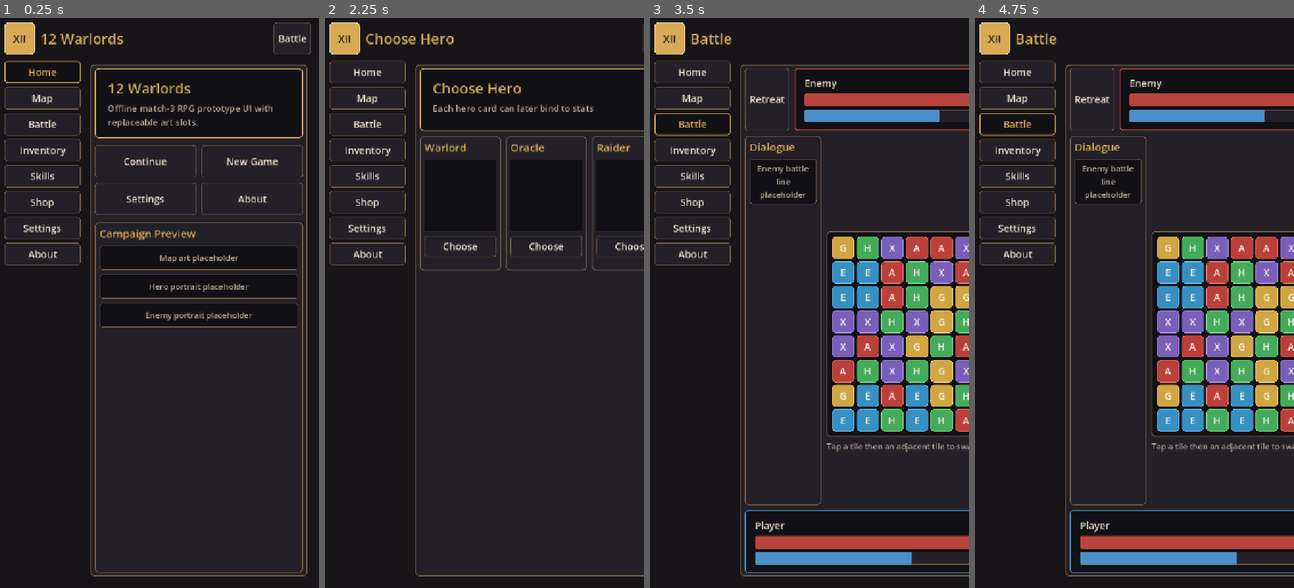
Above: before the commit, frames 1-4 (left to right).
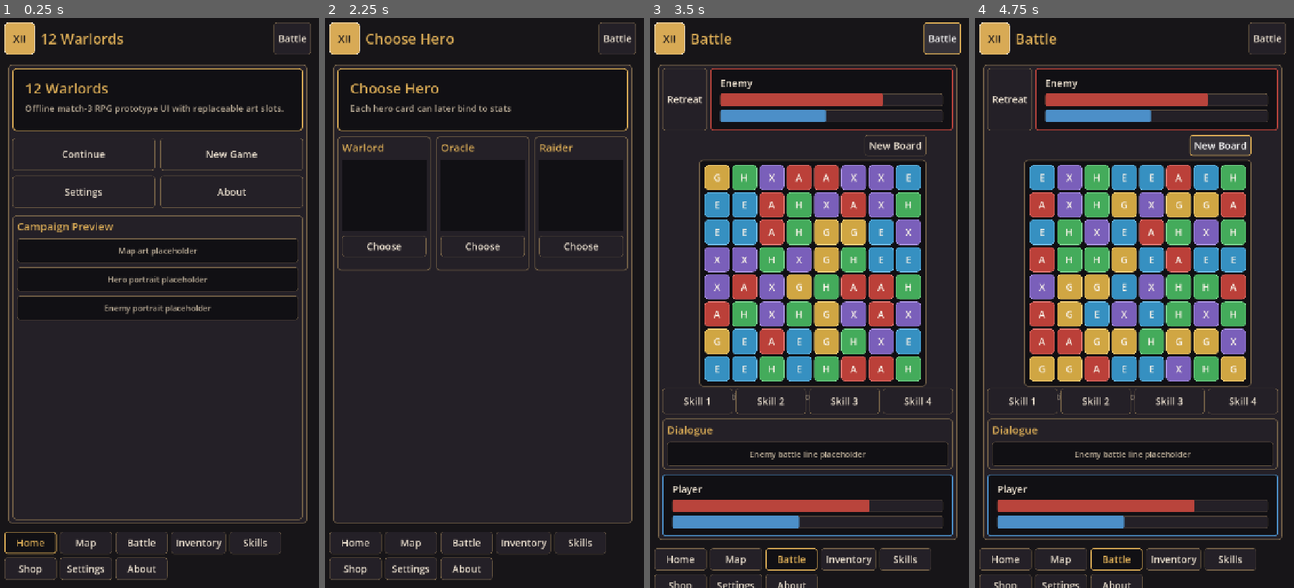
Above: after the commit, the same moments.

Repository: CuBeof/12-warlords
Game: Godot game, scene res://scenes/main.tscn
The game is run twice, just before and just after one commit, with the same random seed, the same clock (stepped at 60 frames per second) and the same inputs.
Inputs (mouse positions are in pixels of both pictures, inside the frame that each line leads up to):
- Up to frame 1 (0.25 s): no input
- Up to frame 2 (2.25 s): click "New Game" at 0.5 s; click "Home" at 1.25 s; click "New Game" at 2 s
- Up to frame 3 (3.5 s): click "Battle" at 2.75 s
- Up to frame 4 (4.75 s): click (1220, 143) at 3.5 s, where only the run after the commit has a clickable "New Board"; click (1220, 143) at 4.25 s, where only the run after the commit has a clickable "New Board"

The runs differ from the first frame. In frame 1, 11% of the frame differs, in the area x 1-97%, y 7-99%; in frame 2, 7.3%; in frame 3, 44%; in frame 4, 44%, in the area x 1-100%, y 0-100%.

Commit message:
Add mobile board swipe controls

Diff:
--- a/localization/ui.csv
+++ b/localization/ui.csv
@@ -78,7 +78,7 @@
 ui.battle.skill_3,Skill 3,Ky nang 3
 ui.battle.skill_4,Skill 4,Ky nang 4
 ui.battle.new_board,New Board,Ban moi
-ui.battle.board_hint,Tap a tile then an adjacent tile to swap.,Cham mot o roi cham o canh no de doi cho.
+ui.battle.board_hint,Swipe a tile or tap two adjacent tiles to swap.,Vuot mot o hoac cham hai o canh nhau de doi cho.
 ui.battle.combo,COMBO x{combo},COMBO x{combo}
 ui.battle.failed_swap,Failed swap,Doi cho that bai
 ui.battle.invalid_summary,No match: swap reverted and penalty should trigger.,Khong co match: da hoan doi va se kich hoat phat.
--- a/scripts/board/board_tile_view.gd
+++ b/scripts/board/board_tile_view.gd
@@ -2,6 +2,7 @@
 class_name BoardTileView
 
 signal cell_pressed(cell: Vector2i)
+signal cell_swiped(cell: Vector2i, direction: Vector2i)
 
 const BoardTileScript := preload("res://scripts/board/tile.gd")
 
@@ -9,11 +10,36 @@
 var tile: Variant
 var _base_scale := Vector2.ONE
 var _tween: Tween
+var _touch_start := Vector2.ZERO
+var _swipe_sent := false
 
 
 func _ready() -> void:
 	focus_mode = Control.FOCUS_NONE
 	pressed.connect(func() -> void: cell_pressed.emit(cell))
+
+
+func _gui_input(event: InputEvent) -> void:
+	if event is InputEventScreenTouch:
+		var touch := event as InputEventScreenTouch
+		if touch.pressed:
+			_touch_start = touch.position
+			_swipe_sent = false
+		return
+	if event is InputEventScreenDrag:
+		var drag := event as InputEventScreenDrag
+		_try_emit_swipe(drag.position - _touch_start)
+		return
+	if event is InputEventMouseButton:
+		var mouse_button := event as InputEventMouseButton
+		if mouse_button.button_index == MOUSE_BUTTON_LEFT and mouse_button.pressed:
+			_touch_start = mouse_button.position
+			_swipe_sent = false
+		return
+	if event is InputEventMouseMotion:
+		var mouse_motion := event as InputEventMouseMotion
+		if Input.is_mouse_button_pressed(MOUSE_BUTTON_LEFT):
+			_try_emit_swipe(mouse_motion.position - _touch_start)
 
 
 func setup(new_cell: Vector2i, new_tile: Variant, tile_size: float) -> void:
@@ -88,6 +114,18 @@
 	add_theme_font_size_override(&"font_size", 24 if tile.enhanced else 22)
 
 
+func _try_emit_swipe(delta: Vector2) -> void:
+	if _swipe_sent or delta.length() < maxf(18.0, custom_minimum_size.x * 0.32):
+		return
+	_swipe_sent = true
+	var direction := Vector2i.ZERO
+	if absf(delta.x) > absf(delta.y):
+		direction.x = 1 if delta.x > 0.0 else -1
+	else:
+		direction.y = 1 if delta.y > 0.0 else -1
+	cell_swiped.emit(cell, direction)
+
+
 func _symbol_for_tile(source: Variant) -> String:
 	match source.type:
 		BoardTileScript.TileType.ATTACK:
--- a/scripts/board/board_view.gd
+++ b/scripts/board/board_view.gd
@@ -122,6 +122,7 @@
 	view.setup(cell, tile, tile_size)
 	view.position = _cell_position(cell)
 	view.cell_pressed.connect(_on_cell_pressed)
+	view.cell_swiped.connect(_on_cell_swiped)
 	return view
 
 
@@ -141,6 +142,17 @@
 		model.try_swap(from, cell)
 	else:
 		_select_cell(cell)
+
+
+func _on_cell_swiped(cell: Vector2i, direction: Vector2i) -> void:
+	if _busy:
+		return
+	var target := cell + direction
+	if not model.is_in_bounds(target):
+		return
+	_select_cell(Vector2i(-1, -1))
+	_busy = true
+	model.try_swap(cell, target)
 
 
 func _select_cell(cell: Vector2i) -> void:
--- a/scripts/ui/main_ui.gd
+++ b/scripts/ui/main_ui.gd
@@ -75,15 +75,31 @@
 	quick_battle.pressed.connect(func() -> void: _show_screen(SCREEN_BATTLE))
 	header.add_child(quick_battle)
 
-	var body := HBoxContainer.new()
+	var body := VBoxContainer.new()
 	body.size_flags_vertical = Control.SIZE_EXPAND_FILL
-	body.add_theme_constant_override(&"separation", 14)
+	body.add_theme_constant_override(&"separation", 10)
 	root.add_child(body)
 
-	var nav := VBoxContainer.new()
-	nav.custom_minimum_size.x = 170
-	nav.add_theme_constant_override(&"separation", 8)
-	body.add_child(nav)
+	_content = MarginContainer.new()
+	_content.size_flags_horizontal = Control.SIZE_EXPAND_FILL
+	_content.size_flags_vertical = Control.SIZE_EXPAND_FILL
+	_content.add_theme_constant_override(&"margin_left", 8)
+	_content.add_theme_constant_override(&"margin_right", 8)
+	_content.add_theme_constant_override(&"margin_top", 8)
+	_content.add_theme_constant_override(&"margin_bottom", 8)
+	body.add_child(_content)
+
+	var nav_scroll := ScrollContainer.new()
+	nav_scroll.custom_minimum_size.y = 68
+	nav_scroll.horizontal_scroll_mode = ScrollContainer.SCROLL_MODE_AUTO
+	nav_scroll.vertical_scroll_mode = ScrollContainer.SCROLL_MODE_DISABLED
+	body.add_child(nav_scroll)
+
+	var nav := HFlowContainer.new()
+	nav.size_flags_horizontal = Control.SIZE_EXPAND_FILL
+	nav.add_theme_constant_override(&"h_separation", 8)
+	nav.add_theme_constant_override(&"v_separation", 8)
+	nav_scroll.add_child(nav)
 
 	_add_nav_button(nav, SCREEN_MAIN, "ui.nav.home")
 	_add_nav_button(nav, SCREEN_MAP, "ui.nav.map")
@@ -94,21 +110,11 @@
 	_add_nav_button(nav, SCREEN_SETTINGS, "ui.nav.settings")
 	_add_nav_button(nav, SCREEN_ABOUT, "ui.nav.about")
 
-	_content = MarginContainer.new()
-	_content.size_flags_horizontal = Control.SIZE_EXPAND_FILL
-	_content.size_flags_vertical = Control.SIZE_EXPAND_FILL
-	_content.add_theme_constant_override(&"margin_left", 8)
-	_content.add_theme_constant_override(&"margin_right", 8)
-	_content.add_theme_constant_override(&"margin_top", 8)
-	_content.add_theme_constant_override(&"margin_bottom", 8)
-	body.add_child(_content)
-
-
-func _add_nav_button(parent: VBoxContainer, screen_id: StringName, key: String) -> void:
+
+func _add_nav_button(parent: Control, screen_id: StringName, key: String) -> void:
 	var button := Button.new()
 	button.text = tr(key)
-	button.custom_minimum_size.y = 50
-	button.size_flags_horizontal = Control.SIZE_EXPAND_FILL
+	button.custom_minimum_size = Vector2(116, 50)
 	button.pressed.connect(func() -> void: _show_screen(screen_id))
 	parent.add_child(button)
 	_screen_buttons[screen_id] = button
@@ -304,24 +310,21 @@
 func _screen_battle() -> Control:
 	var panel := _make_panel()
 	var layout := VBoxContainer.new()
-	layout.add_theme_constant_override(&"separation", 12)
+	layout.add_theme_constant_override(&"separation", 10)
 	panel.add_child(layout)
 
 	var top := HBoxContainer.new()
-	top.add_theme_constant_override(&"separation", 12)
+	top.add_theme_constant_override(&"separation", 8)
 	layout.add_child(top)
 	var retreat := Button.new()
 	retreat.text = tr("ui.battle.retreat")
+	retreat.custom_minimum_size = Vector2(96, 48)
 	top.add_child(retreat)
 	top.add_child(_make_combatant("ui.battle.enemy", _palette[&"red"]))
 
-	var middle := HBoxContainer.new()
-	middle.size_flags_vertical = Control.SIZE_EXPAND_FILL
-	middle.add_theme_constant_override(&"separation", 12)
-	layout.add_child(middle)
-	middle.add_child(_make_chat_box())
-	middle.add_child(_make_board())
-	middle.add_child(_make_skill_bar(true))
+	layout.add_child(_make_board())
+	layout.add_child(_make_skill_bar(false))
+	layout.add_child(_make_chat_box())
 
 	layout.add_child(_make_combatant("ui.battle.player", _palette[&"blue"]))
 	return panel
@@ -528,7 +531,7 @@
 
 func _make_chat_box() -> Control:
 	var panel := _make_section("ui.battle.dialogue")
-	panel.custom_minimum_size.x = 170
+	panel.custom_minimum_size.y = 104
 	_fill_placeholder_rows(panel, ["ui.battle.dialogue_sample"])
 	return panel
 
@@ -538,7 +541,7 @@
 	wrapper.size_flags_horizontal = Control.SIZE_EXPAND_FILL
 	wrapper.size_flags_vertical = Control.SIZE_EXPAND_FILL
 	var board := BoardViewScript.new()
-	board.tile_size = 50.0
+	board.tile_size = 56.0
 	board.tile_gap = 5.0
 	wrapper.add_child(board)
 	return wrapper
@@ -546,12 +549,13 @@
 
 func _make_skill_bar(vertical: bool) -> Control:
 	var box: BoxContainer = VBoxContainer.new() if vertical else HBoxContainer.new()
-	box.custom_minimum_size.x = 170
+	box.size_flags_horizontal = Control.SIZE_EXPAND_FILL
 	box.add_theme_constant_override(&"separation", 8)
 	for key in ["ui.battle.skill_1", "ui.battle.skill_2", "ui.battle.skill_3", "ui.battle.skill_4"]:
 		var button := Button.new()
 		button.text = tr(key)
-		button.custom_minimum_size.y = 58
+		button.custom_minimum_size = Vector2(0, 58)
+		button.size_flags_horizontal = Control.SIZE_EXPAND_FILL
 		box.add_child(button)
 	return box
 
Not shown, changed: localization/en.po
Not shown, changed: localization/vi.po
